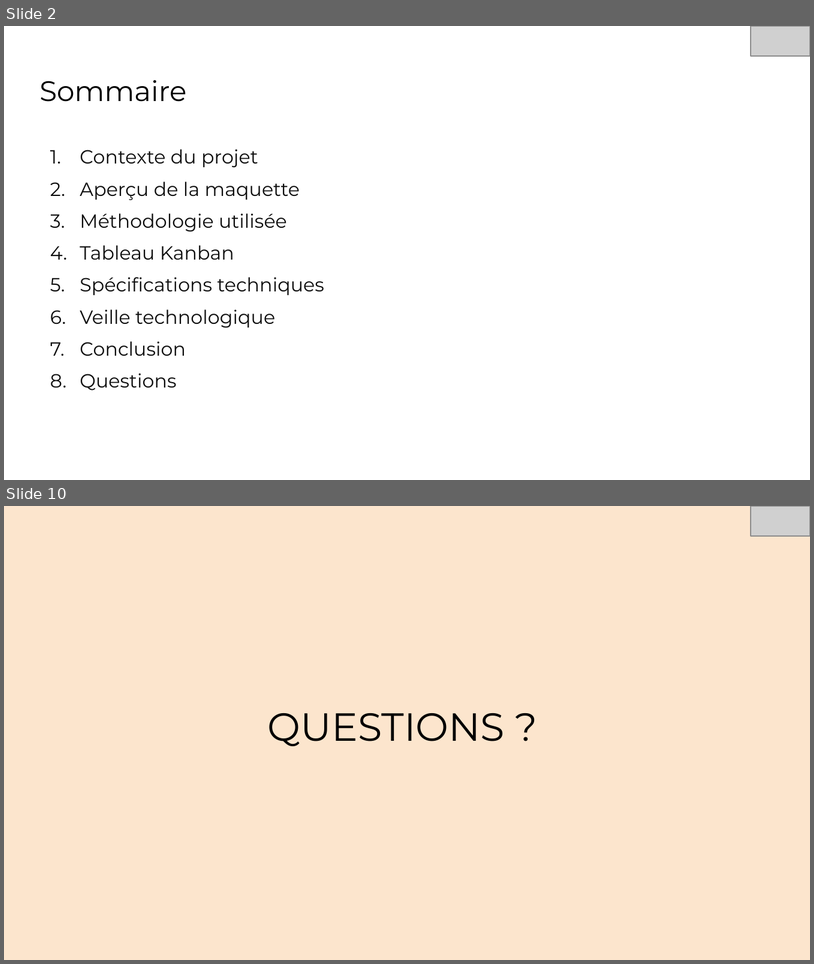
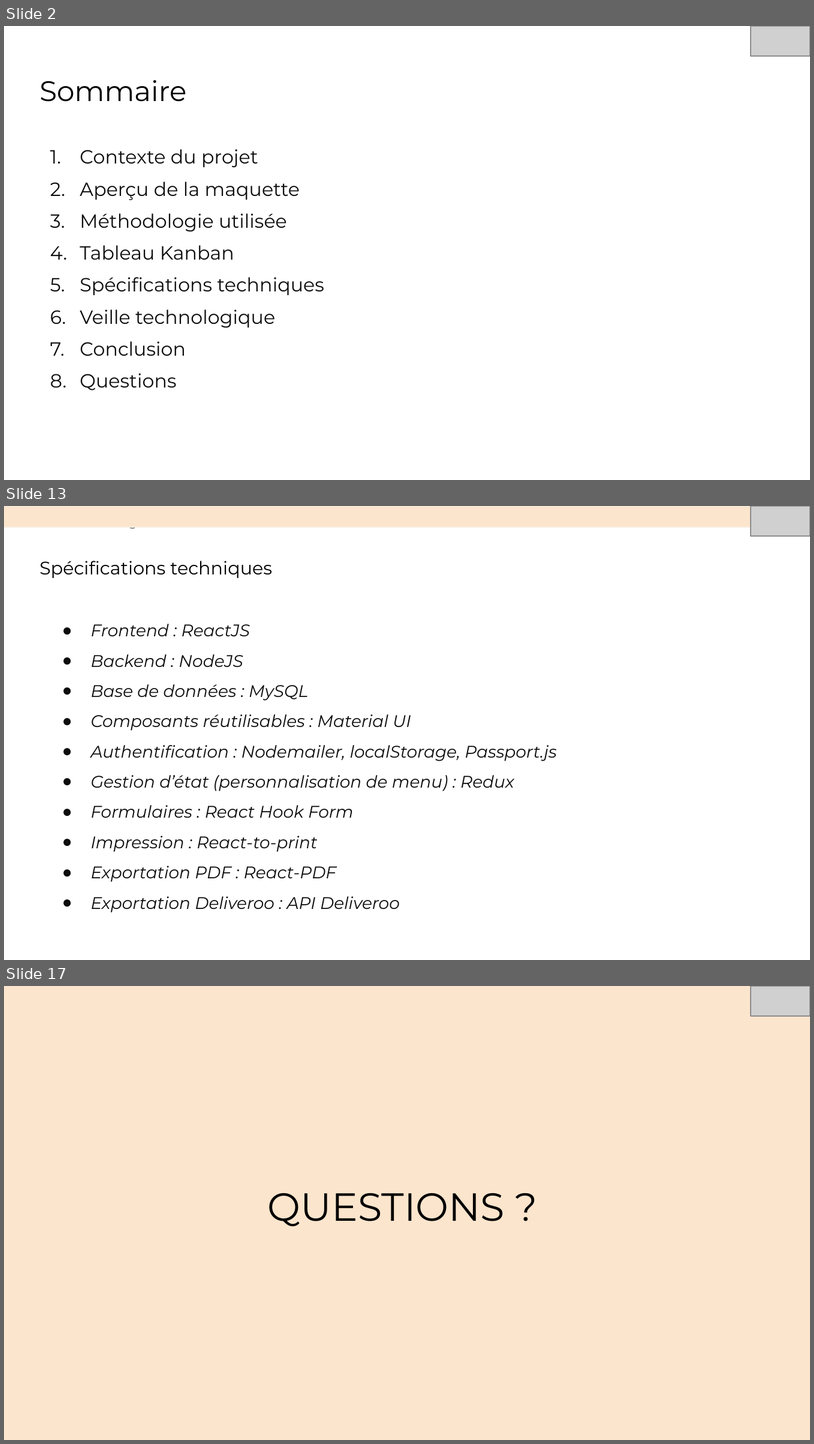
Before and after one commit to sunny-biard/MenuMaker, a slide deck: BIARD_Sunny_4_presentation_052024.pptx. Shown one above the other, each under a label of ours: slides 2 and 10 before the commit, slides 2, 13 and 17 after it; the slides between them are not shown. The pictures are 814x964 and 814x1444 pixels, drawn with LibreOffice and Linux fonts; fonts in the diff are those of the drawing; grey boxes stand for pictures. Boxes give left, top, right and bottom in pixels: in the first picture for what was removed or moved away, otherwise in the second. Text is boxed around its words. In the diff, an @@ line names an element or a change of style, - is before the commit and + after.

```diff
--- a/BIARD_Sunny_4_presentation_052024.pptx
+++ b/BIARD_Sunny_4_presentation_052024.pptx
@@ slide 13 added at box(4, 506, 810, 960), background #FFFFFF @@
@@ rectangle added at box(4, 506, 810, 527), fill #FCE5CD, outline #F7EDDE 0.75 pt @@
@@ picture added at box(751, 506, 810, 536) @@
@@ text added at box(104, 528, 144, 530), 10 pt, text #595959 @@
+Présentation de l’usage du no-code
@@ title added at box(39, 561, 272, 578), 16.2 pt, text #000000 @@
+Spécifications techniques
@@ text added at box(91, 624, 557, 912), 15 pt, text #0D0D0D, italic @@
+● Frontend : ReactJS
+● Backend : NodeJS
+● Base de données : MySQL
+● Composants réutilisables : Material UI
+● Authentification : Nodemailer, localStorage, Passport.js
+● Gestion d’état (personnalisation de menu) : Redux
+● Formulaires : React Hook Form
+● Impression : React-to-print
+● Exportation PDF : React-PDF
+● Exportation Deliveroo : API Deliveroo
@@ what was slide 10 is now slide 17 @@
```
Also in this commit, not shown: 7 slides changed, 6 other slides added, 10 other files.
